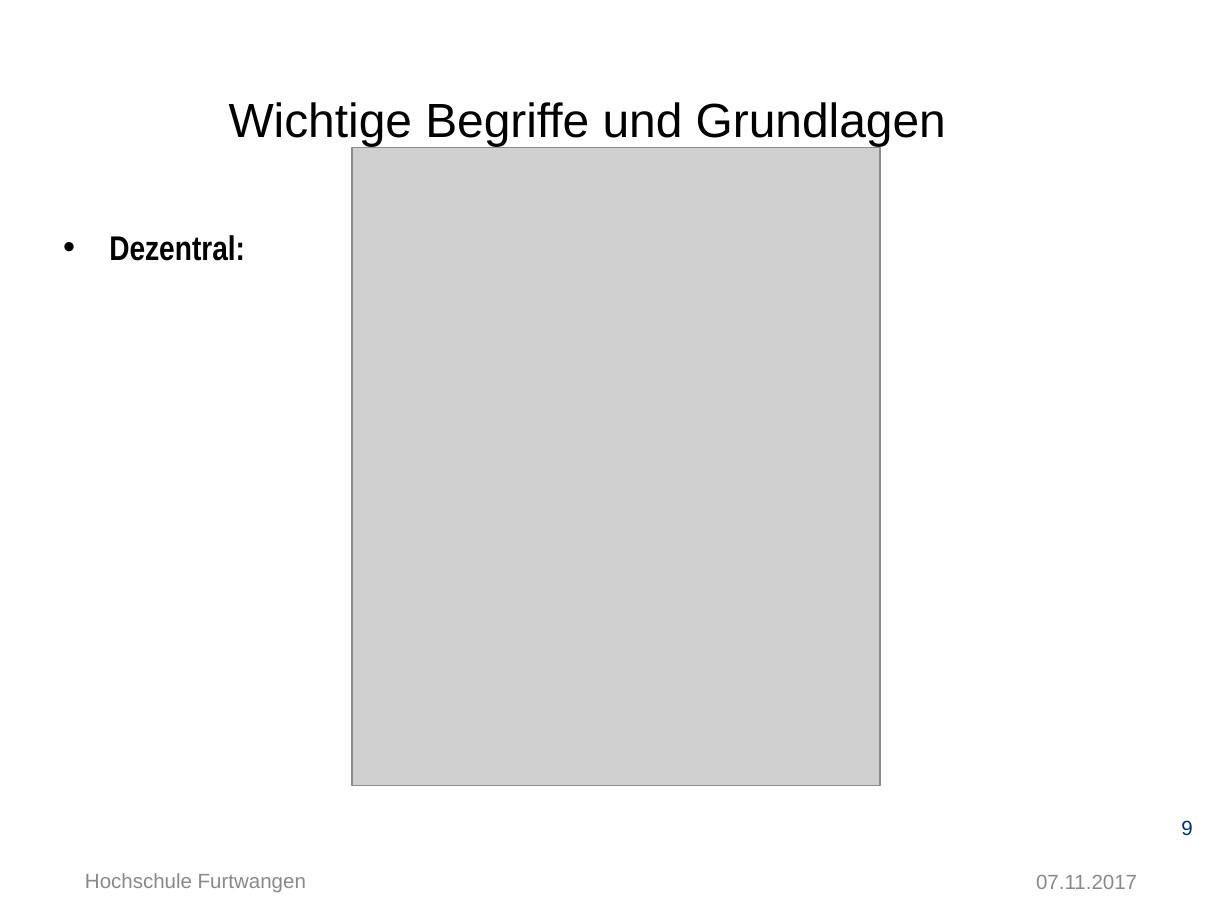
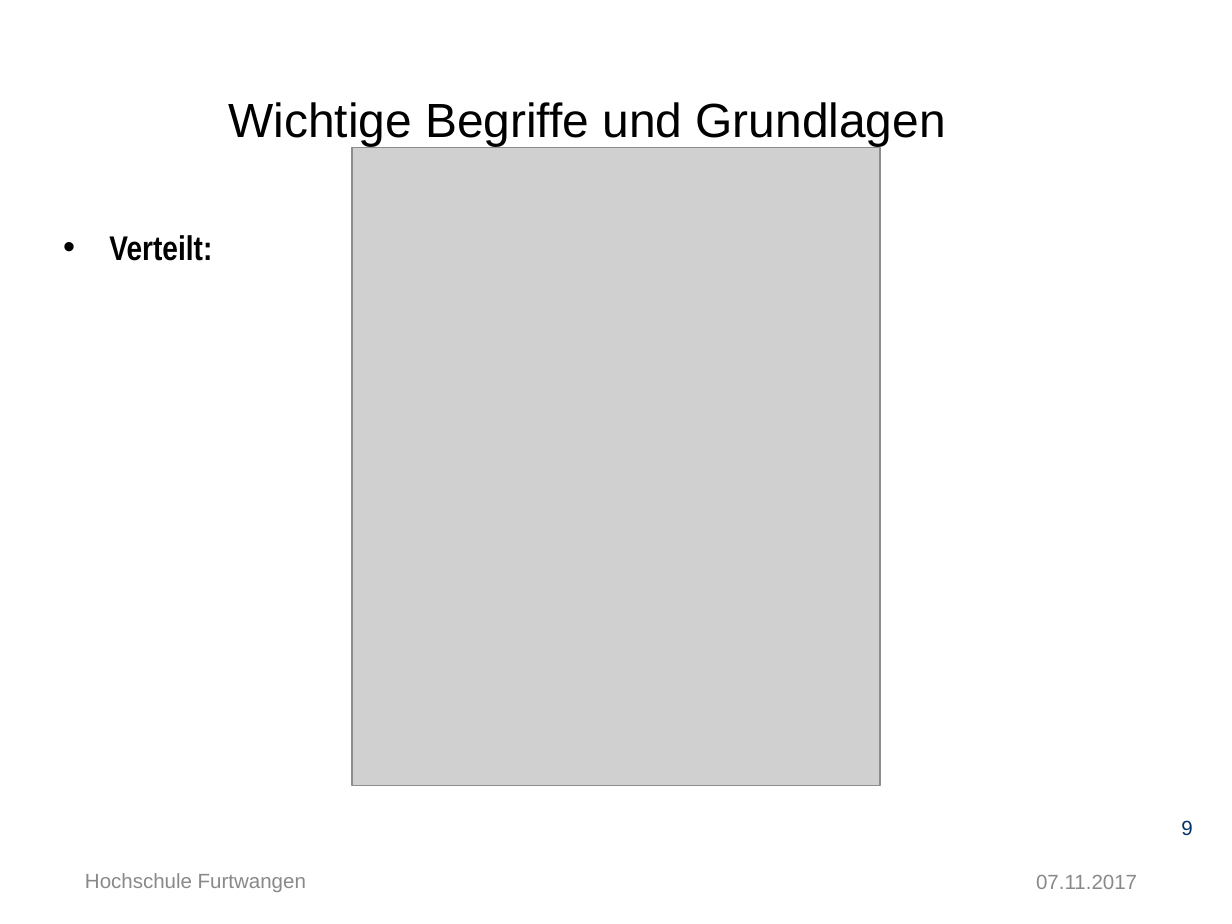
Before and after one commit to Ertugrul-Furtwangen/Erti, a slide deck: slide 9 of Thesis-Präsentation.pptx. Drawn at 1232x924 pixels with LibreOffice and Linux fonts; fonts in the diff are those of the drawing; grey boxes stand for pictures; background and template pictures are left out. Boxes give left, top, right and bottom in pixels: in the first picture for what was removed or moved away, otherwise in the second. Text is boxed around its words. In the diff, an @@ line names an element or a change of style, - is before the commit and + after.

```diff
--- a/Thesis-Präsentation.pptx
+++ b/Thesis-Präsentation.pptx
@@ text at (109,235,212,261): text changed @@
-• Dezentral:
+• Verteilt:
```
Also in this commit, not shown: 10 other slides changed, 3 slides added.
